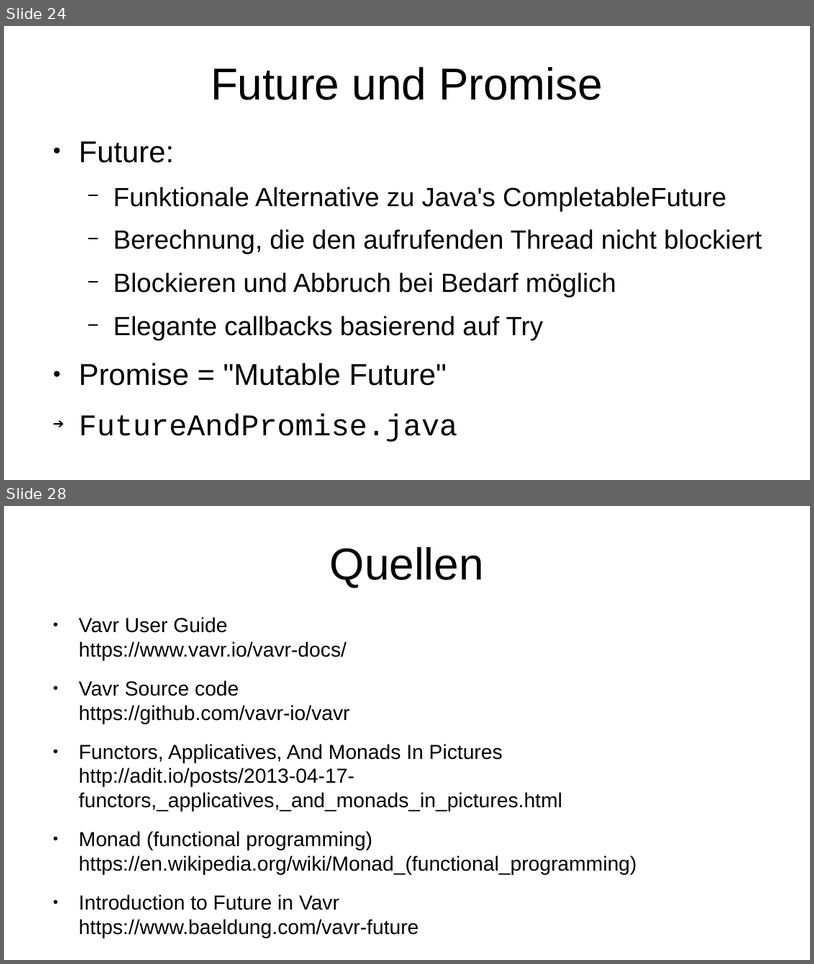
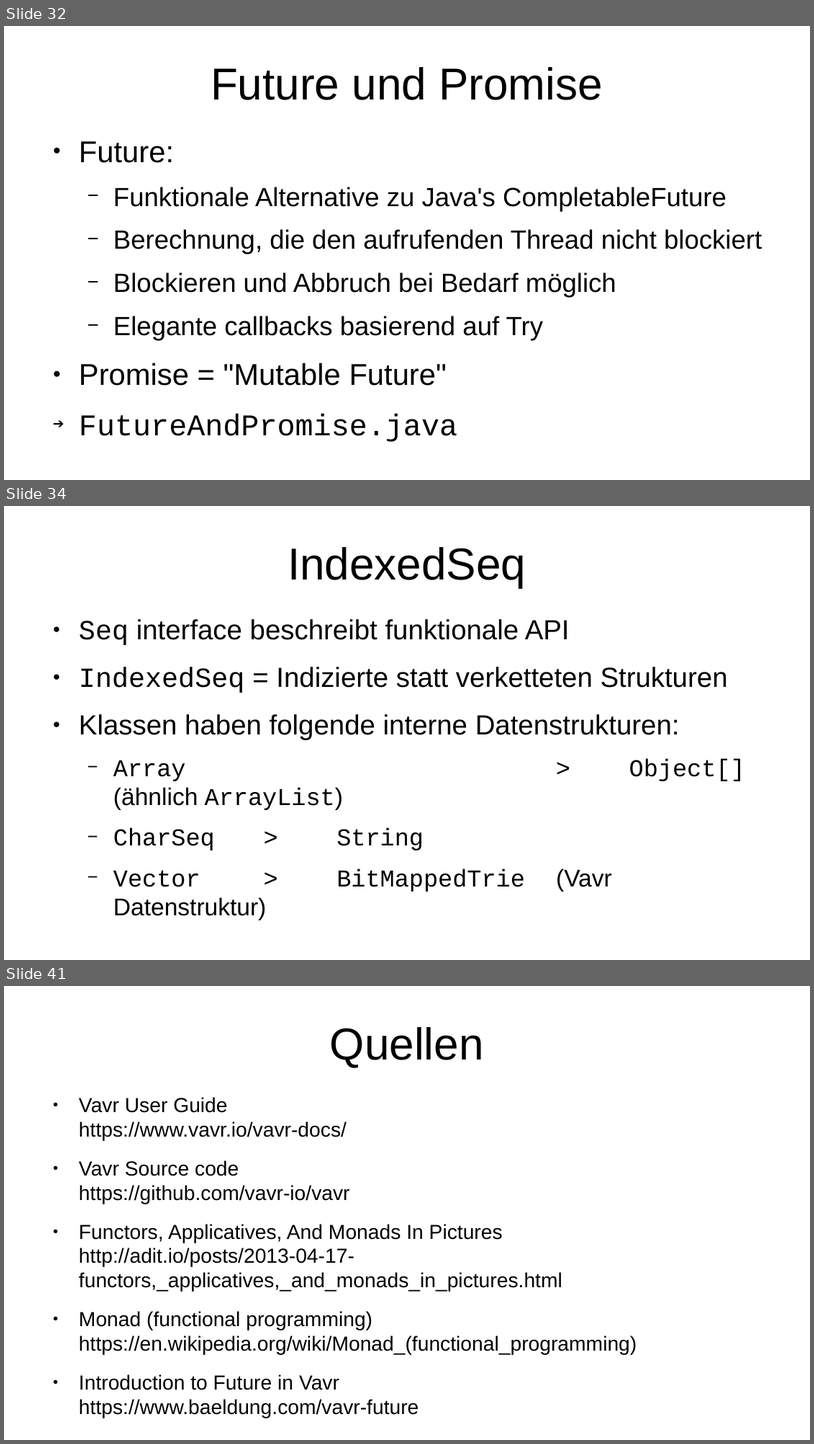
Before and after one commit to p3et/vavr-demo, a slide deck: coffee talk.odp. Shown one above the other, each under a label of ours: slides 24 and 28 before the commit, slides 32, 34 and 41 after it; the slides between them are not shown. The pictures are 814x964 and 814x1444 pixels, drawn with LibreOffice and Linux fonts; fonts in the diff are those of the drawing. Boxes give left, top, right and bottom in pixels: in the first picture for what was removed or moved away, otherwise in the second. Text is boxed around its words. In the diff, an @@ line names an element or a change of style, - is before the commit and + after.

```diff
--- a/coffee talk.odp
+++ b/coffee talk.odp
@@ slide 34 added at bbox=[4, 506, 810, 960], background #FFFFFF @@
@@ title added at bbox=[288, 547, 526, 587], 44 pt, text #000000 @@
+IndexedSeq
@@ text added at bbox=[79, 619, 728, 891], 27.2 pt, text #000000 @@
+● Seq interface beschreibt funktionale API
+● IndexedSeq = Indizierte statt verketteten Strukturen
+● Klassen haben folgende interne Datenstrukturen:
+  − Array > Object[] (ähnlich ArrayList)
+  − CharSeq > String
+  − Vector > BitMappedTrie (Vavr Datenstruktur)
@@ what was slide 24 is now slide 32 @@
@@ what was slide 28 is now slide 41 @@
```
Also in this commit, not shown: 10 slides changed, 12 other slides added, 1 other file.
